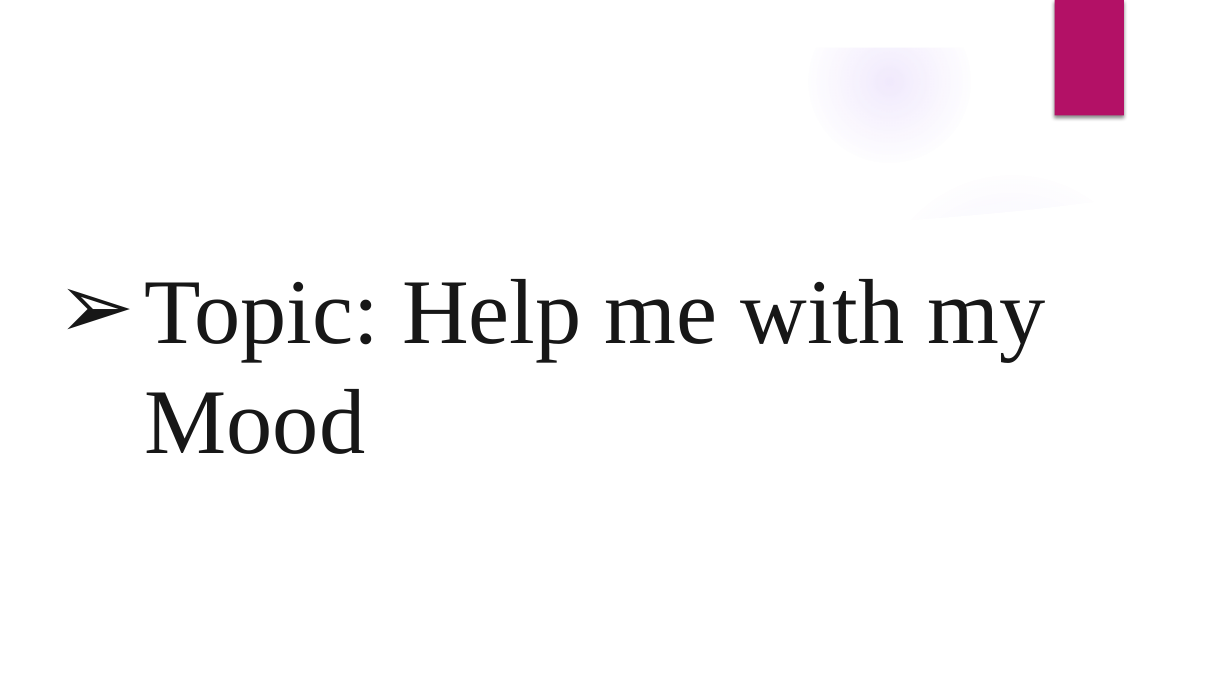
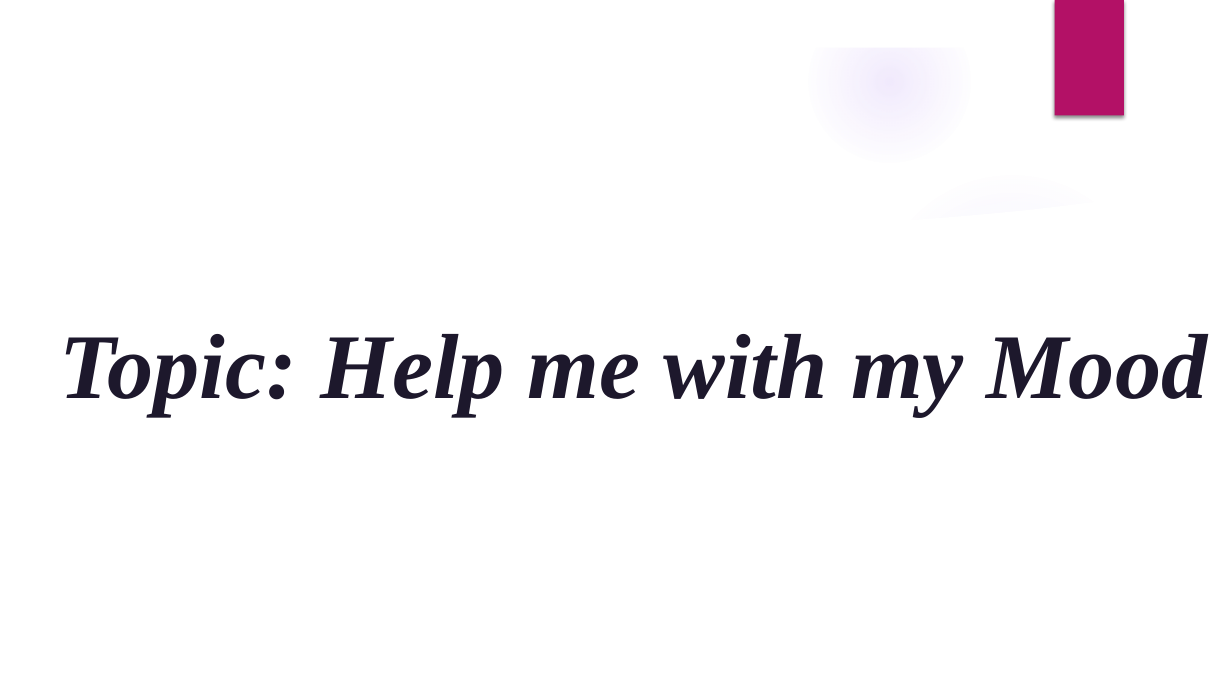
Before and after one commit to Iamishfaq07/help-me-with-my-mood, a slide deck: slide 2 of Chandigarh Group of Colleges,.pptx. Drawn at 1232x693 pixels with LibreOffice and Linux fonts; fonts in the diff are those of the drawing; background and template pictures are left out. Boxes give left, top, right and bottom in pixels: in the first picture for what was removed or moved away, otherwise in the second. Text is boxed around its words. In the diff, an @@ line names an element or a change of style, - is before the commit and + after.

```diff
--- a/Chandigarh Group of Colleges,.pptx
+++ b/Chandigarh Group of Colleges,.pptx
@@ title "Topic: Help me with my ..." at [60, 334, 1208, 415]: text colour #181818 to #1D182C, bold on, italic on; alignment left to centre; bullet ➢ to none @@
```
Also in this commit, not shown: 1 other slide changed, 6 slides added, 11 slides removed, 1 other file.
